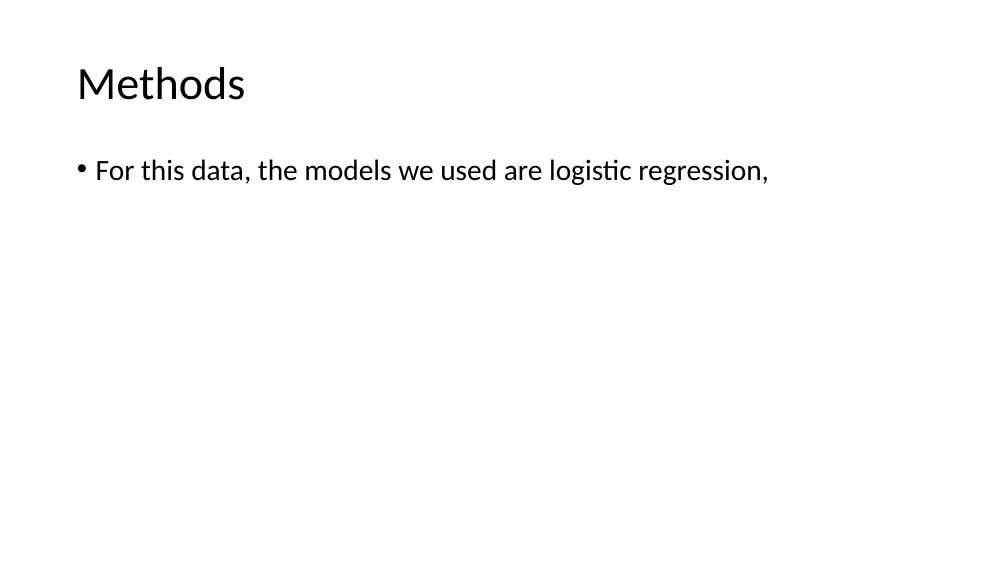
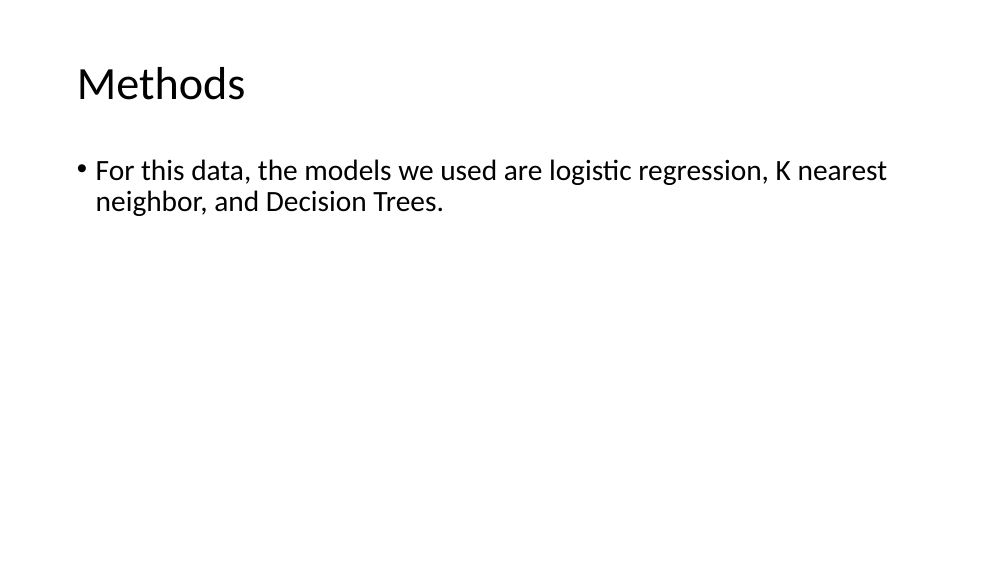
Before and after one commit to Patricker75/Data-Science-Project, a slide deck: slide 5 of Presentation.pptx. Drawn at 1008x567 pixels with LibreOffice and Linux fonts; fonts in the diff are those of the drawing. Boxes give left, top, right and bottom in pixels: in the first picture for what was removed or moved away, otherwise in the second. Text is boxed around its words. In the diff, an @@ line names an element or a change of style, - is before the commit and + after.

```diff
--- a/Presentation.pptx
+++ b/Presentation.pptx
@@ text at [96,159,888,216]: text changed @@
-• For this data, the models we used are logistic regression,
+• For this data, the models we used are logistic regression, K nearest neighbor, and Decision Trees.
```
Also in this commit, not shown: 3 slides added, 1 other file.
